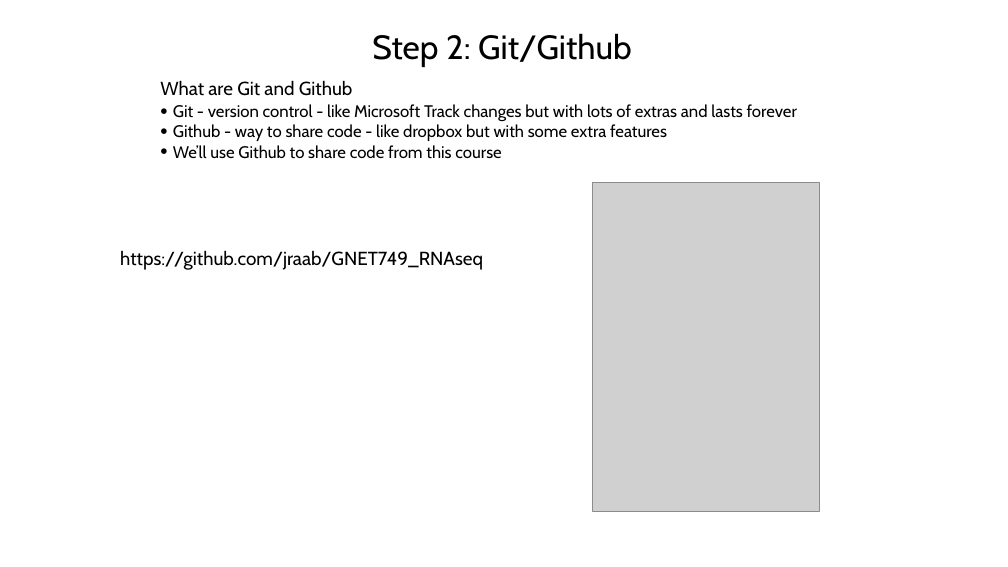
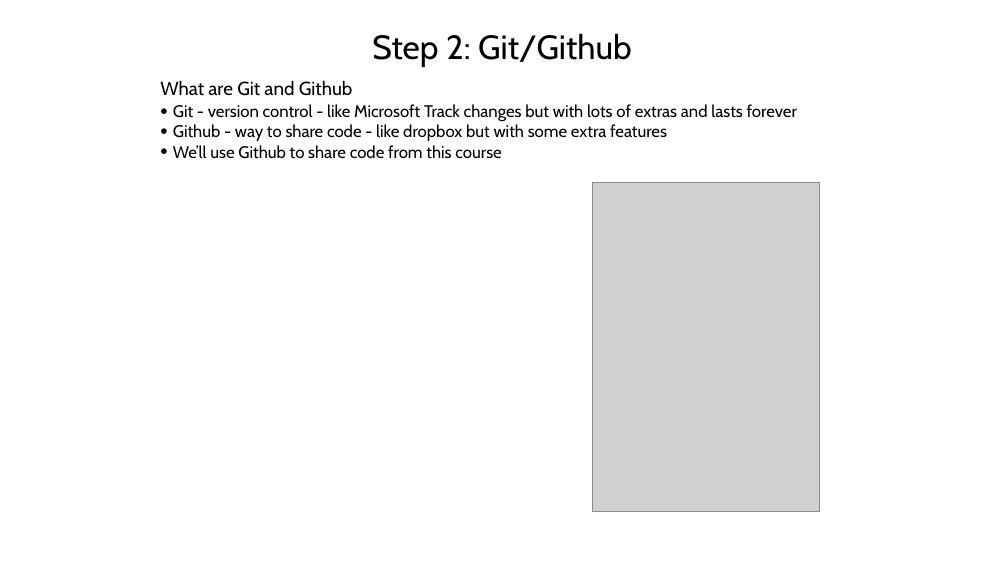
Before and after one commit to jraab/GNET749_RNAseq, a slide deck: slide 7 of lectures/2025_GNET749_Lecture1.pptx. Drawn at 1008x567 pixels with LibreOffice and Linux fonts; fonts in the diff are those of the drawing; grey boxes stand for pictures. Boxes give left, top, right and bottom in pixels: in the first picture for what was removed or moved away, otherwise in the second. Text is boxed around its words. In the diff, an @@ line names an element or a change of style, - is before the commit and + after.

```diff
--- a/lectures/2025_GNET749_Lecture1.pptx
+++ b/lectures/2025_GNET749_Lecture1.pptx
@@ text removed at <box>120,250,483,270</box> @@
-https://github.com/jraab/GNET749_RNAseq
```
Also in this commit, not shown: 12 other slides changed, 3 slides added, 1 slide removed, 1 other file.
